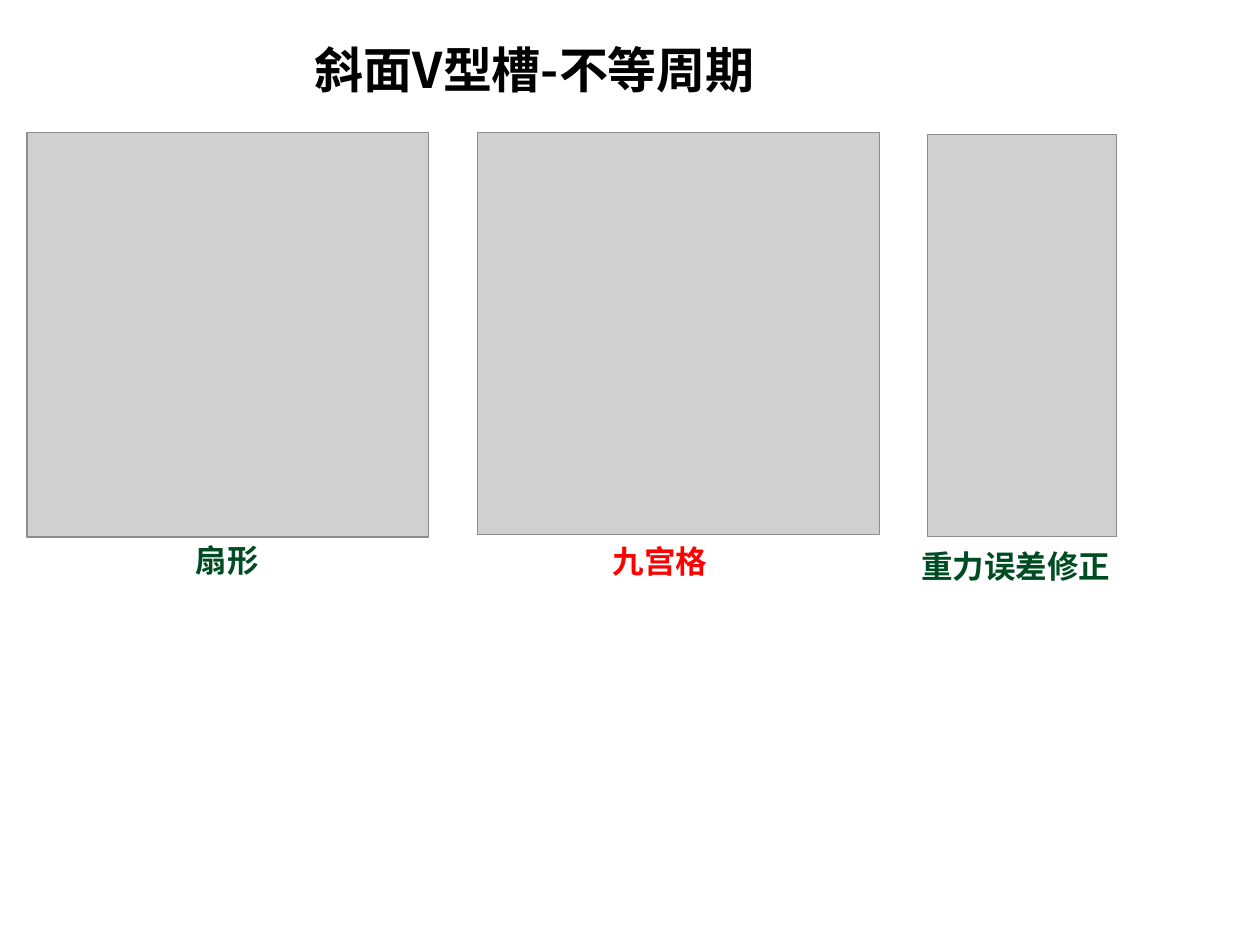
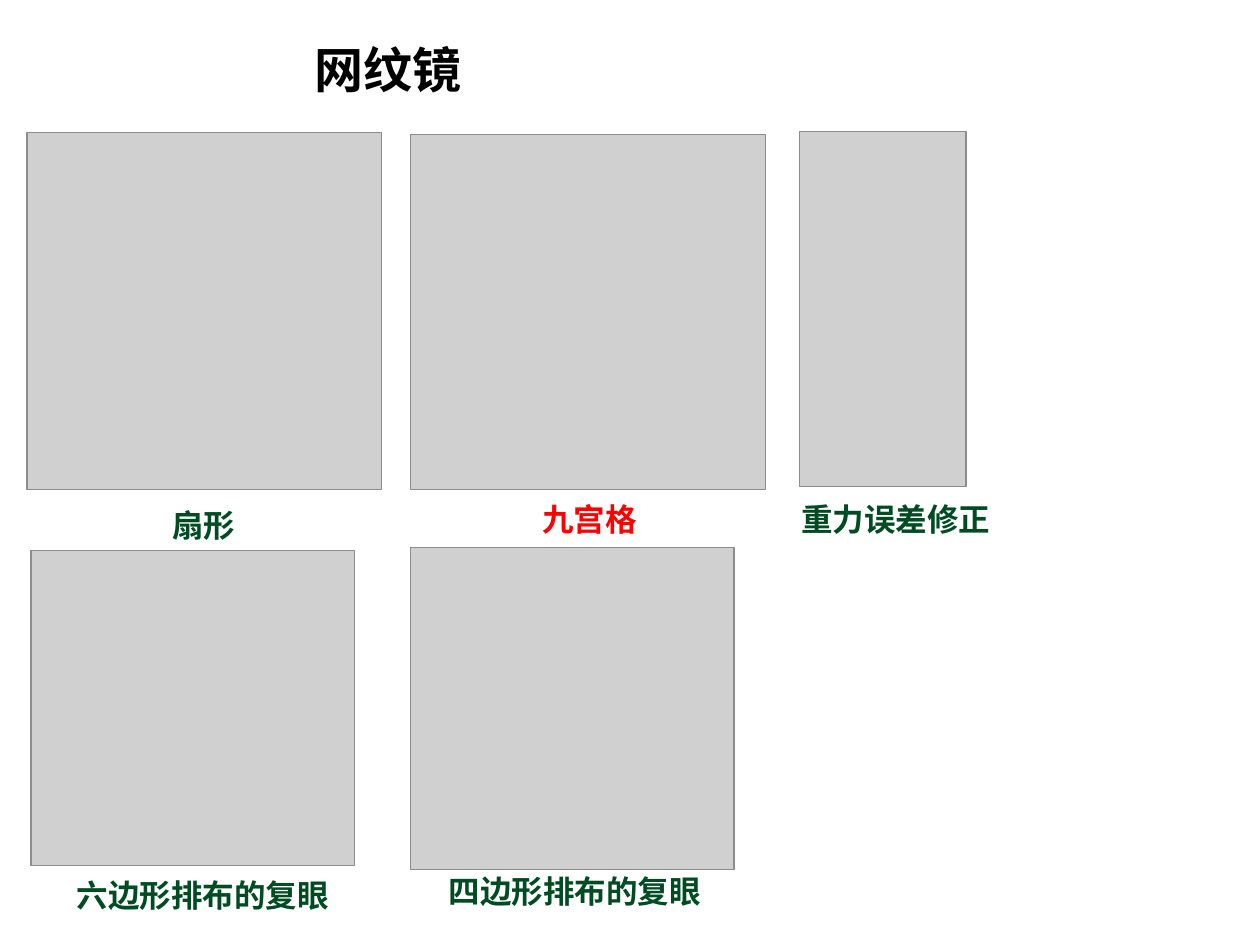
Before and after one commit to ifeelingsNow/MyHouse, a slide deck: slide 4 of 月工作报告_2017_11月__熊欣.pptx. Drawn at 1260x945 pixels with LibreOffice and Linux fonts; fonts in the diff are those of the drawing; grey boxes stand for pictures; background and template pictures are left out. Boxes give left, top, right and bottom in pixels: in the first picture for what was removed or moved away, otherwise in the second. Text is boxed around its words. In the diff, an @@ line names an element or a change of style, - is before the commit and + after.

Commit message:
11111

```diff
--- a/月工作报告_2017_11月__熊欣.pptx
+++ b/月工作报告_2017_11月__熊欣.pptx
@@ text at bbox=[315, 46, 462, 93]: text changed @@
-斜面V型槽-不等周期
+网纹镜
@@ picture: place and size @@
-picture at bbox=[26, 132, 428, 537]
+picture at bbox=[26, 132, 382, 489]
@@ picture: place and size @@
-picture at bbox=[478, 132, 879, 534]
+picture at bbox=[411, 135, 766, 490]
@@ picture: place and size @@
-picture at bbox=[927, 135, 1116, 537]
+picture at bbox=[800, 132, 966, 488]
@@ text "扇形": place and size @@
-text "扇形" at bbox=[196, 545, 259, 575]
+text "扇形" at bbox=[172, 510, 235, 540]
@@ text "九宫格": place and size @@
-text "九宫格" at bbox=[613, 546, 707, 576]
+text "九宫格" at bbox=[542, 504, 636, 534]
@@ text "重力误差修正": place and size @@
-text "重力误差修正" at bbox=[921, 551, 1110, 581]
+text "重力误差修正" at bbox=[801, 504, 990, 534]
@@ picture added at bbox=[32, 551, 355, 866] @@
@@ picture added at bbox=[411, 547, 735, 869] @@
@@ text added at bbox=[77, 880, 329, 910], 18 pt, text #004C22, bold @@
+六边形排布的复眼
@@ text added at bbox=[449, 876, 701, 906], 18 pt, text #004C22, bold @@
+四边形排布的复眼
```
Also in this commit, not shown: 2 other slides changed, 3 slides added, 2 slides removed.
